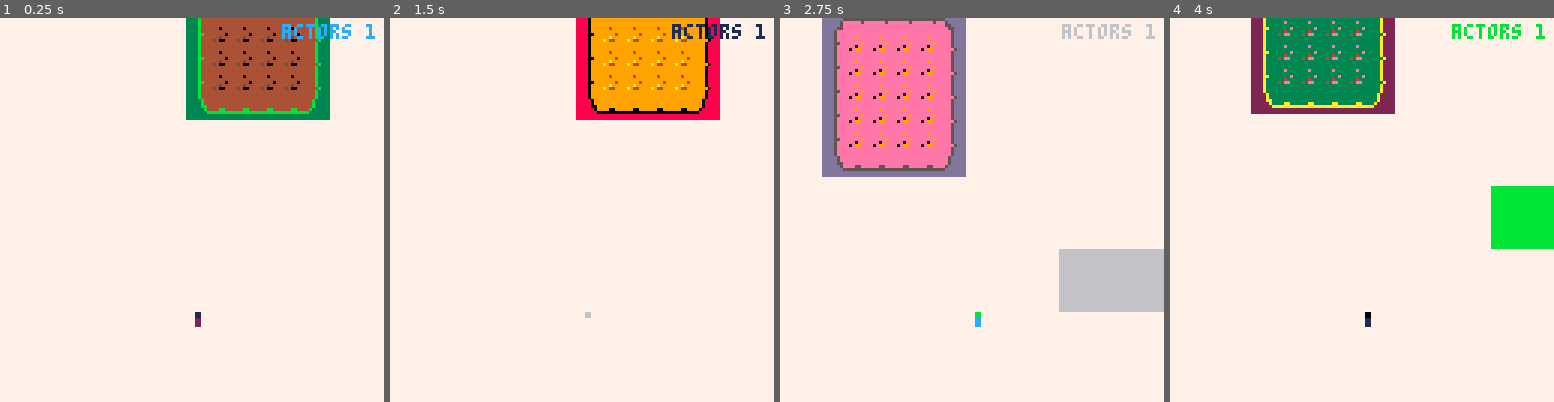
Above: before the commit, frames 1-4 (left to right).
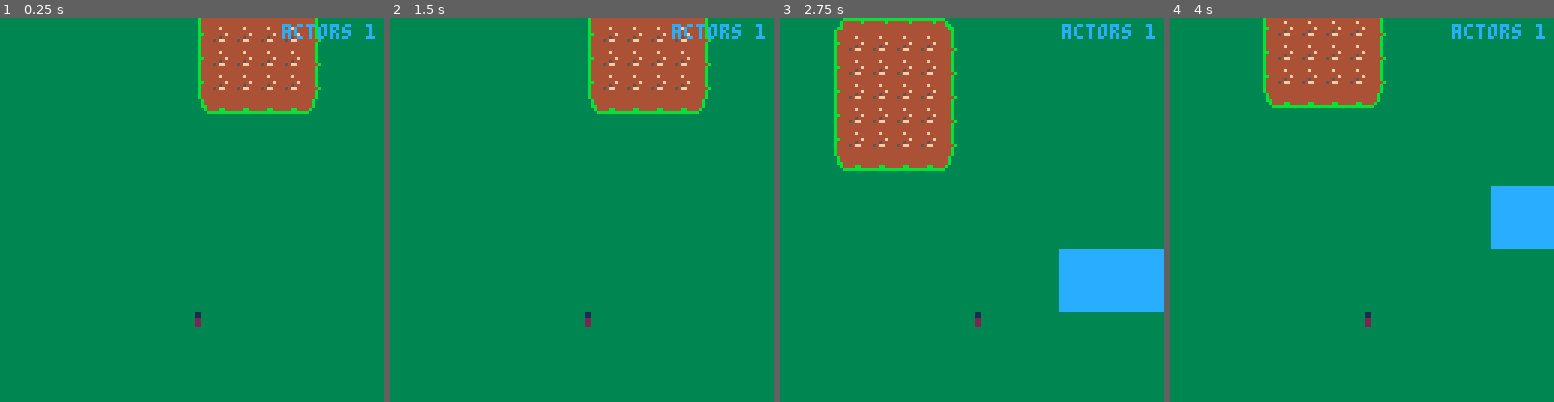
Above: after the commit, the same moments.

Repository: matthiasbruns/pico-8
Game: PICO-8 cartridge getting_started.p8
Same seed, same stepped clock (60 frames per second), same inputs: the game is played once before the commit and once after it.
Inputs:
- Up to frame 1 (0.25 s): no input
- Up to frame 2 (1.5 s): no input
- Up to frame 3 (2.75 s): hold Right 1.6-2.1 s; hold Up 2.15-2.42 s; hold Right from 2.47 s (still down)
- Up to frame 4 (4 s): release Right at 3.03 s; hold Left 3.08-3.58 s; hold Down 3.63-3.97 s

The runs differ from the first frame. In frame 1, 90% of the frame differs, in the area x 0-100%, y 0-100%; in frame 2, 100%; in frame 3, 100%; in frame 4, 100%.

Commit message:
done for today

Diff:
--- a/getting_started.p8
+++ b/getting_started.p8
@@ -94,11 +94,9 @@
  end
  music(0)
 end
-c = 0
+
 function _draw()
- cls(7)
- pal(c,c%15)
- c += 1
+ cls(3)
  map(0, 0, 0, 0, 128, 32)
 
  camera(cam.x, cam.y)
